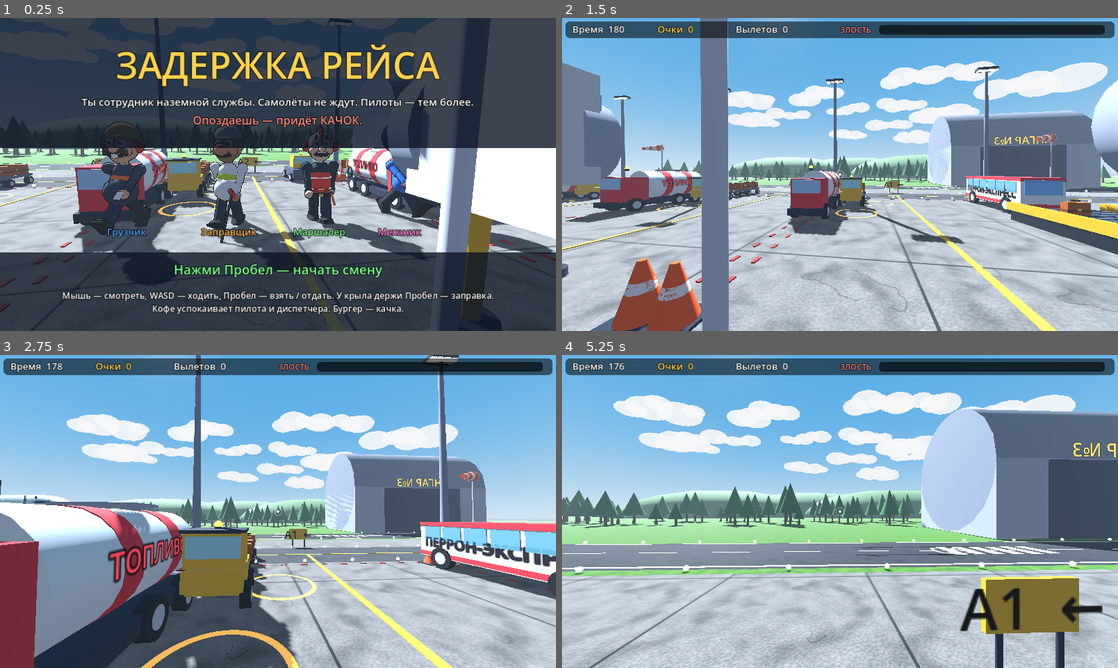
Above: before the commit, frames 1-4 (two rows, left to right).
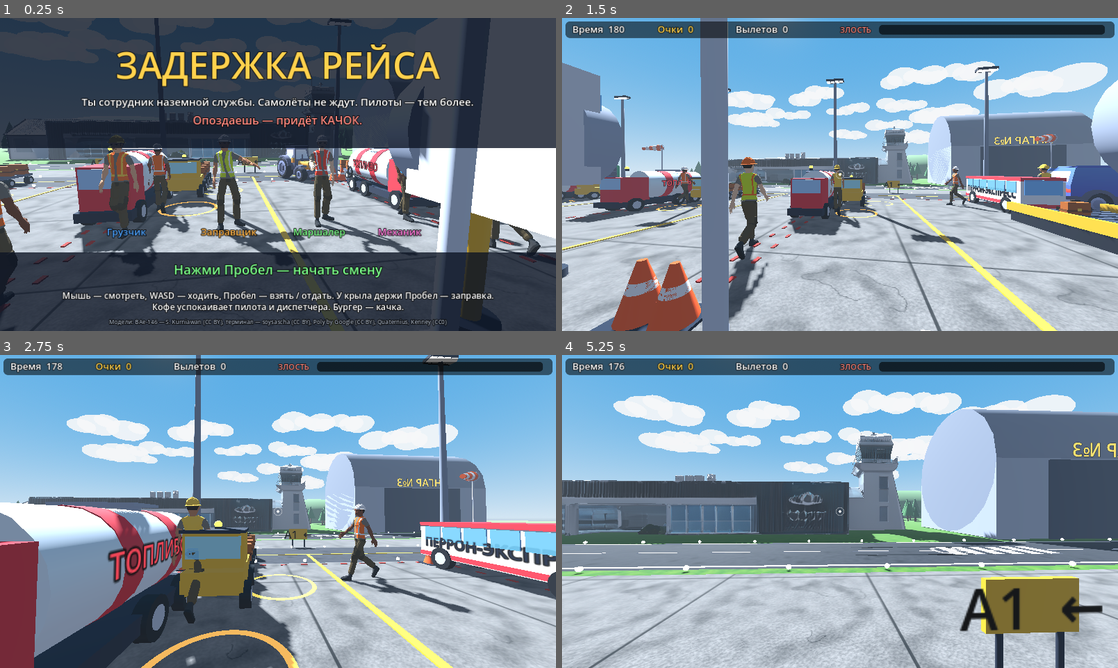
Above: after the commit, the same moments.

Repository: mercurydani/mercury
Game: Godot game, scene res://main.tscn
Same seed, same stepped clock (60 frames per second), same inputs: the game is played once before the commit and once after it.
Inputs (mouse positions are in pixels of both pictures, inside the frame that each line leads up to):
- Up to frame 1 (0.25 s): no input
- Up to frame 2 (1.5 s): tap Enter at 0.5, 1.35 s; move the mouse to (962, 158) at 0.52 s; hold D 0.53-1.28 s; tap 1 at 0.6 s; click (962, 158) at 0.67 s; tap Space at 0.77 s; move the mouse to (812, 174) at 1.27 s; hold W from 1.28 s (still down)
- Up to frame 3 (2.75 s): keep holding W; tap Space at 1.52 s; move the mouse to (289, 505) at 2.02 s; tap R at 2.1 s
- Up to frame 4 (5.25 s): keep holding W; move the mouse to (834, 517) at 2.77 s; tap 1 at 2.85, 5.1 s; tap Space at 3.02, 3.77, 4.52 s; move the mouse to (878, 514) at 3.52 s; tap Enter at 3.6 s; move the mouse to (795, 508) at 4.27 s; tap R at 4.35 s; move the mouse to (845, 511) at 5.02 s

The runs differ from the first frame. In frame 1, 12% of the frame differs, in the area x 0-100%, y 20-100%; in frame 2, 5.7%; in frame 3, 4.7%; in frame 4, 12%, in the area x 0-84%, y 24-61%.

Commit message:
Integrate uploaded 3D assets: aircraft, terminal complex, workers, vehicles
- BAe-146 and two Poly by Google airliners replace procedural aircraft (random per stand)
- Quaternius Worker with animations as ambient ground crew and menu line-up
- Kenney Car Kit vehicles (fire truck, ambulance, taxi, police, van, delivery, tractor)
- Small airport terminal complex as distant buildings across the runway
- CREDITS.md and on-screen attribution for CC-BY assets

Co-Authored-By: Claude Sonnet 5.5 <noreply@anthropic.com>
Claude-Session: https://claude.ai/code/session_01TEu2XorZ5A1jmWHcEKpnGU

Diff:
--- a/delay-flight/aircraft.gd
+++ b/delay-flight/aircraft.gd
@@ -34,6 +34,10 @@
 var fuel_label: Label3D
 var bar_fill: MeshInstance3D
 var last_pos := Vector2.ZERO
+var model_idx := -1        # индекс в Assets.FLEET; -1 — процедурная модель
+var model_root: Node3D
+var overlay: StandardMaterial3D
+var _tinted := false
 
 func door_pt() -> Vector2:
 	return pos + Cfg.DOOR_OFF
@@ -278,14 +282,36 @@
 	Rig.box(parent, Vector3(0.5, 0.012, 0.38), Vector3(1.2, 0.46, 0.0), Color("aab3c0"))
 	Rig.box(parent, Vector3(0.5, 0.012, 0.38), Vector3(-1.5, 0.46, 0.0), Color("aab3c0"))
 
+# Внешняя модель самолёта: нос модели в +Z, поворачиваем носом в -X.
+func _build_imported() -> bool:
+	if model_idx < 0 or model_idx >= Assets.FLEET.size():
+		return false
+	var m := Assets.load_scene(Assets.FLEET[model_idx])
+	if m == null:
+		return false
+	var pivot := Assets.fit(m, 8.8, 6.3)
+	pivot.rotation.y = -PI / 2.0
+	body.add_child(pivot)
+	model_root = pivot
+	var b := Assets.bounds(m)
+	overlay = StandardMaterial3D.new()
+	overlay.albedo_color = Color(1.0, 0.1, 0.1, 0.38)
+	overlay.transparency = BaseMaterial3D.TRANSPARENCY_ALPHA
+	overlay.shading_mode = BaseMaterial3D.SHADING_MODE_UNSHADED
+	return true
+
 func _ready() -> void:
 	body = Node3D.new()
-	body.scale = Vector3.ONE * SCALE
 	body.rotation.y = 0.0
 	add_child(body)
-	var m := build_model(body, livery, flight)
-	body_mat = m.mat
-	beacon = m.beacon
+	var imported := _build_imported()
+	if imported:
+		beacon = Rig.sphere(body, 0.12, Vector3(0, 3.0, 0), Color("ff2d2d"), Vector3.ONE, 3.0)
+	else:
+		body.scale = Vector3.ONE * SCALE
+		var m := build_model(body, livery, flight)
+		body_mat = m.mat
+		beacon = m.beacon
 	beacon.visible = false
 	last_pos = pos
 	if ambient:
@@ -326,5 +352,10 @@
 		bar_fill.material_override.emission = col
 		bag_label.text = "багаж %d/%d" % [bags, need]
 		fuel_label.text = "топливо %d%%" % int(fuel)
-	body_mat.albedo_color = Color(1.0, 0.72, 0.72) if delayed else Color.WHITE
+	if body_mat != null:
+		body_mat.albedo_color = Color(1.0, 0.72, 0.72) if delayed else Color.WHITE
+	elif model_root != null and delayed != _tinted:
+		_tinted = delayed
+		for mi in model_root.find_children("*", "MeshInstance3D", true, false):
+			(mi as MeshInstance3D).material_overlay = overlay if delayed else null
 	beacon.visible = delayed and int(blink * 3.0) % 2 == 0
--- a/delay-flight/airport.gd
+++ b/delay-flight/airport.gd
@@ -6,6 +6,7 @@
 const RUNWAY_Z := 23.5
 
 var flybys: Array = []
+var crew: Array = []
 var radar: Node3D
 var fly_t := 3.0
 
@@ -22,6 +23,9 @@
 		_stand(i)
 	_taxiway_and_runway()
 	_vehicles()
+	_kenney_vehicles()
+	_terminal_complex()
+	_crew()
 	_extras()
 	_scenery()
 
@@ -221,8 +225,11 @@
 	train.rotation_degrees.y = 0
 	add_child(train)
 	if i == 1:
-		var tug := Props.pushback_tug()
+		var tug := Assets.kenney("tractor", 2.2)
+		if tug == null:
+			tug = Props.pushback_tug()
 		tug.position = Vector3(xc - 2.2, 0, z0 + 5.4)
+		tug.rotation_degrees.y = 200.0
 		add_child(tug)
 	if i == 2:
 		var gpu := Props.gpu_cart()
@@ -268,6 +275,91 @@
 	stairs.position = Vector3(25.3, 0, 13.0)
 	stairs.rotation_degrees.y = 180
 	add_child(stairs)
+
+func _kenney_vehicles() -> void:
+	var spots := [
+		["firetruck", 4.4, Vector3(27.4, 0, 5.0), 90.0], ["ambulance", 3.6, Vector3(27.4, 0, 9.6), 90.0],
+		["taxi", 3.2, Vector3(-2.0, 0, 5.2), -90.0], ["police", 3.3, Vector3(-2.0, 0, 8.6), -90.0],
+		["van", 3.6, Vector3(-2.0, 0, 12.0), -90.0], ["delivery", 4.2, Vector3(27.4, 0, 13.8), 90.0],
+	]
+	for s in spots:
+		var v := Assets.kenney(s[0], s[1])
+		if v == null:
+			continue
+		v.position = s[2]
+		v.rotation_degrees.y = s[3]
+		add_child(v)
+
+# Терминальный комплекс (CC-BY, soysascha) — за полосой, как «большой аэропорт» вдали.
+func _terminal_complex() -> void:
+	var m := Assets.load_scene(Assets.TERMINAL)
+	if m == null:
+		return
+	var b := Assets.bounds(m)
+	var k := 34.0 / maxf(b.size.x, 0.0001)
+	var wrap := Node3D.new()
+	wrap.add_child(m)
+	m.scale = m.scale * k
+	var c := b.get_center()
+	m.position = Vector3(-c.x * k, -b.position.y * k, -c.z * k)
+	wrap.position = Vector3(18.0, 0.0, 36.0)
+	wrap.rotation_degrees.y = 180.0
+	add_child(wrap)
+
+# Живые рабочие (Quaternius, CC0) с анимациями ходьбы, работы, приветствий.
+func _crew() -> void:
+	var vests := [Color("ff7a1a"), Color("d7ef2a"), Color("ff4d2e"), Color("ffd24d")]
+	var hats := [Color("ffd24d"), Color("f4f4f4"), Color("ff7a1a"), Color("2b6fd6")]
+	var skins := [Color("e8b48a"), Color("c98e65"), Color("8d5a3c"), Color("f1c9a5")]
+	var z0 := Cfg.PX * Cfg.K
+	var routes := [
+		[Vector2(2.0, 12.9), Vector2(23.5, 12.9)],
+		[Vector2(3.4, 5.0), Vector2(3.4, 9.4), Vector2(6.9, 11.2)],
+		[Vector2(8.8, 3.2), Vector2(17.0, 3.2), Vector2(24.0, 3.4)],
+		[Vector2(5.2 + 2.9, z0 + 0.4), Vector2(5.2 + 2.9, z0 + 2.2)],
+		[Vector2(12.8 + 2.9, z0 + 0.4), Vector2(12.8 + 2.9, z0 + 2.2)],
+		[Vector2(20.4 + 2.9, z0 + 0.4), Vector2(20.4 + 2.9, z0 + 2.2)],
+		[Vector2(26.2, 7.2), Vector2(26.2, 7.2)],
+		[Vector2(0.9, 10.8), Vector2(0.9, 10.8)],
+		[Vector2(16.4, 6.0), Vector2(16.4, 11.6)],
+		[Vector2(9.2, 6.4), Vector2(9.2, 12.2), Vector2(10.4, 12.6)],
+	]
+	for i in routes.size():
+		var w := Assets.worker(vests[i % 4], hats[(i + 1) % 4], skins[(i + 2) % 4])
+		if w == null:
+			return
+		var pts: Array = routes[i]
+		w.position = Vector3(pts[0].x, 0, pts[0].y)
+		add_child(w)
+		var ap := Assets.play(w, "Walk" if pts.size() > 1 else "Idle")
+		crew.append({"node": w, "pts": pts, "i": 0, "wait": randf_range(0.0, 3.0), "ap": ap, "speed": randf_range(1.0, 1.5), "walking": pts.size() > 1})
+
+func _crew_update(delta: float) -> void:
+	for c in crew:
+		var w: Node3D = c.node
+		var pts: Array = c.pts
+		if c.wait > 0.0:
+			c.wait -= delta
+			if c.wait <= 0.0 and pts.size() > 1:
+				c.walking = true
+				Assets.play(w, "Walk")
+			continue
+		if pts.size() < 2:
+			c.wait = randf_range(3.0, 6.0)
+			Assets.play(w, ["Idle", "Wave", "Interact", "Idle_Neutral"].pick_random())
+			continue
+		var tgt: Vector2 = pts[(c.i + 1) % pts.size()]
+		var cur := Vector2(w.position.x, w.position.z)
+		var d := tgt - cur
+		if d.length() < 0.15:
+			c.i = (c.i + 1) % pts.size()
+			c.wait = randf_range(1.5, 5.0)
+			c.walking = false
+			Assets.play(w, ["Interact", "Idle", "Wave", "Idle_Neutral"].pick_random())
+			continue
+		var step: Vector2 = d.normalized() * c.speed * 1.2 * delta
+		w.position += Vector3(step.x, 0, step.y)
+		w.rotation.y = lerp_angle(w.rotation.y, atan2(d.x, d.y), minf(1.0, delta * 8.0))
 
 func _extras() -> void:
 	# мачты освещения
@@ -324,7 +416,7 @@
 	rng.seed = 7
 	for i in 90:
 		var x := -30.0 + i * 0.95
-		var z := rng.randf_range(38.0, 50.0)
+		var z := rng.randf_range(46.0, 58.0)
 		var h := rng.randf_range(1.6, 3.4)
 		Rig.cyl(self, 0.1, 0.14, h * 0.4, Vector3(x, h * 0.2, z), Color("5b3a22"))
 		Rig.cyl(self, 0.02, h * 0.38, h, Vector3(x, h * 0.4 + h * 0.5, z), Color("2f6b3a").lerp(Color("3f8a45"), rng.randf()))
@@ -334,6 +426,7 @@
 
 # ---------- самолёты на полосе ----------
 func _process(delta: float) -> void:
+	_crew_update(delta)
 	if radar != null:
 		radar.rotation.y += delta * 1.6
 	fly_t -= delta
@@ -368,6 +461,7 @@
 func _spawn_flyby() -> void:
 	var a := Aircraft.new()
 	a.ambient = true
+	a.model_idx = randi() % Assets.FLEET.size()
 	a.livery = [Color("e63946"), Color("2a9d8f"), Color("f4a261"), Color("6c5ce7"), Color("00a8e8")].pick_random()
 	a.flight = ["SU 214", "S7 905", "U6 331", "DP 404"].pick_random()
 	add_child(a)
--- /dev/null
+++ b/delay-flight/assets.gd
@@ -0,0 +1,87 @@
+class_name Assets
+# Загрузка внешних моделей (CC0 / CC-BY, см. CREDITS.md) с подгонкой размера и ориентации.
+
+const BAE := "res://assets/models/bae146/scene.gltf"
+const POLY_A := "res://assets/models/poly/airplane_a.glb"
+const POLY_B := "res://assets/models/poly/airplane_b.glb"
+const WORKER := "res://assets/models/worker/Worker.fbx"
+const TERMINAL := "res://assets/models/terminal/scene.gltf"
+const KENNEY := "res://assets/models/kenney/%s.glb"
+
+const FLEET := [BAE, POLY_A, POLY_B]
+
+static func load_scene(path: String) -> Node3D:
+	if not ResourceLoader.exists(path):
+		return null
+	var ps := load(path) as PackedScene
+	return ps.instantiate() as Node3D if ps != null else null
+
+# Границы по локальным трансформам вершин (не зависят от того, в дереве ли узел).
+static func bounds(root: Node3D) -> AABB:
+	var box := AABB()
+	var first := true
+	var stack: Array = [[root, Transform3D.IDENTITY]]
+	while not stack.is_empty():
+		var it: Array = stack.pop_back()
+		var n: Node = it[0]
+		var xf: Transform3D = it[1]
+		if n is MeshInstance3D and (n as MeshInstance3D).mesh != null:
+			var a: AABB = xf * (n as MeshInstance3D).mesh.get_aabb()
+			box = a if first else box.merge(a)
+			first = false
+		for c in n.get_children():
+			var cxf := xf
+			if c is Node3D:
+				cxf = xf * (c as Node3D).transform
+			stack.append([c, cxf])
+	return box
+
+# Обернуть модель: центр по XZ в нуле, низ на y=0, масштаб k. Возвращает обёртку.
+static func fit(model: Node3D, target_len: float, target_span: float = 0.0) -> Node3D:
+	var b := bounds(model)
+	var k := target_len / maxf(b.size.z, 0.0001)
+	if target_span > 0.0:
+		k = minf(k, target_span / maxf(b.size.x, 0.0001))
+	var wrap := Node3D.new()
+	wrap.add_child(model)
+	model.scale = model.scale * k
+	var c := b.get_center()
+	model.position = Vector3(-c.x * k, -b.position.y * k, -c.z * k)
+	return wrap
+
+static func kenney(name: String, length: float = 3.0) -> Node3D:
+	var m := load_scene(KENNEY % name)
+	if m == null:
+		return null
+	return fit(m, length)
+
+# Рабочий Quaternius с анимациями; vest/hat/skin — цвета.
+static func worker(vest: Color, hat: Color, skin: Color, shirt: Color = Color(0, 0, 0, 0)) -> Node3D:
+	var w := load_scene(WORKER)
+	if w == null:
+		return null
+	for mi in w.find_children("*", "MeshInstance3D", true, false):
+		var m := mi as MeshInstance3D
+		for s in m.mesh.get_surface_count():
+			var mat := m.get_active_material(s)
+			if mat is StandardMaterial3D:
+				var d := (mat as StandardMaterial3D).duplicate() as StandardMaterial3D
+				match d.resource_name:
+					"Worker_Vest": d.albedo_color = vest
+					"Worker_Yellow": d.albedo_color = hat
+					"Skin": d.albedo_color = skin
+					"LightBrown":
+						if shirt.a > 0.0:
+							d.albedo_color = shirt
+				m.set_surface_override_material(s, d)
+	return w
+
+static func play(model: Node, anim: String, speed: float = 1.0) -> AnimationPlayer:
+	for ap in model.find_children("*", "AnimationPlayer", true, false):
+		var p := ap as AnimationPlayer
+		var full := "CharacterArmature|" + anim
+		if p.has_animation(full):
+			p.get_animation(full).loop_mode = Animation.LOOP_LINEAR
+			p.play(full, 0.15, speed)
+			return p
+	return null
--- a/delay-flight/hud.gd
+++ b/delay-flight/hud.gd
@@ -61,7 +61,8 @@
 		_t(role.name, sp.x, 500, 22, Cfg.PLAYER_COLORS[i])
 	_t("Нажми Пробел — начать смену", 640, 590, 30, Color("7dff8a"))
 	_t("Мышь — смотреть, WASD — ходить, Пробел — взять / отдать. У крыла держи Пробел — заправка.", 640, 646, 20)
-	_t("Кофе успокаивает пилота и диспетчера. Бургер — качка.", 640, 676, 20)
+	_t("Кофе успокаивает пилота и диспетчера. Бургер — качка.", 640, 672, 20)
+	_t("Модели: BAe-146 — S. Kurniawan (CC BY), терминал — soysascha (CC BY), Poly by Google (CC BY), Quaternius, Kenney (CC0)", 640, 704, 13, Color("9aa4b3"))
 
 func _end() -> void:
 	draw_rect(Rect2(0, 0, 1280, 720), Color(0, 0, 0, 0.8))
--- a/delay-flight/main.gd
+++ b/delay-flight/main.gd
@@ -105,10 +105,22 @@
 func _build_menu_stage() -> void:
 	menu_stage = Node3D.new()
 	world.add_child(menu_stage)
+	var vests := [Color("ff7a1a"), Color("d7ef2a"), Color("ff4d2e"), Color("4da3ff")]
+	var hats := [Color("ffd24d"), Color("f4f4f4"), Color("f4f4f4"), Color("2b6fd6")]
+	var skins := [Color("e8b48a"), Color("c98e65"), Color("f1c9a5"), Color("8d5a3c")]
+	var anims := ["Walk", "Wave", "Interact", "Idle"]
 	for i in 4:
-		var o := People.crew_opts(i)
-		o["s"] = 1.15
-		var rig := People.person(o)
+		var rig: Node3D = Assets.worker(vests[i], hats[i], skins[i])
+		if rig != null:
+			var holder := Node3D.new()
+			holder.add_child(rig)
+			holder.scale = Vector3.ONE * 1.1
+			Assets.play(rig, anims[i])
+			rig = holder
+		else:
+			var o := People.crew_opts(i)
+			o["s"] = 1.15
+			rig = People.person(o)
 		rig.position = Cfg.to3(menu_spot(i))
 		menu_stage.add_child(rig)
 		menu_rigs.append(rig)
@@ -231,6 +243,7 @@
 	pl.pat = pl.max_pat
 	pl.need = 4 if elapsed > 80.0 else 3
 	pl.livery = LIVERIES.pick_random()
+	pl.model_idx = randi() % Assets.FLEET.size()
 	pl.flight = FLIGHTS.pick_random()
 	plane_layer.add_child(pl)
 	planes[row] = pl
@@ -453,7 +466,8 @@
 		for i in menu_rigs.size():
 			var r := menu_rigs[i]
 			r.rotation.y = PI + sin(Time.get_ticks_msec() / 900.0 + i) * 0.35
-			People.animate(r, Time.get_ticks_msec() / 90.0 + i, true)
+			if r.get_node_or_null("Body") != null:
+				People.animate(r, Time.get_ticks_msec() / 90.0 + i, true)
 	var fp_cam: Camera3D = null
 	if mode == "play" and not workers.is_empty():
 		fp_cam = workers[0].cam
--- /dev/null
+++ b/delay-flight/tests/asset_info.gd
@@ -0,0 +1,50 @@
+extends SceneTree
+# Ориентация самолётов (где хвост), материалы рабочего.
+
+func _verts(n: Node3D) -> PackedVector3Array:
+	var out := PackedVector3Array()
+	for c in n.find_children("*", "MeshInstance3D", true, false):
+		var mi := c as MeshInstance3D
+		var xf := n.global_transform.affine_inverse() * mi.global_transform
+		var arr := mi.mesh.surface_get_arrays(0)
+		for v in arr[Mesh.ARRAY_VERTEX]:
+			out.append(xf * v)
+		for s in range(1, mi.mesh.get_surface_count()):
+			for v in mi.mesh.surface_get_arrays(s)[Mesh.ARRAY_VERTEX]:
+				out.append(xf * v)
+	return out
+
+func _initialize() -> void:
+	for p in ["res://assets/models/bae146/scene.gltf", "res://assets/models/poly/airplane_a.glb", "res://assets/models/poly/airplane_b.glb"]:
+		var n: Node3D = (load(p) as PackedScene).instantiate()
+		root.add_child(n)
+		var vs := _verts(n)
+		var mn := Vector3(1e9, 1e9, 1e9)
+		var mx := Vector3(-1e9, -1e9, -1e9)
+		for v in vs:
+			mn = mn.min(v)
+			mx = mx.max(v)
+		# хвост: самые высокие вершины
+		var top_y := mx.y - (mx.y - mn.y) * 0.1
+		var sx := 0.0
+		var sz := 0.0
+		var c := 0
+		for v in vs:
+			if v.y > top_y:
+				sx += v.x
+				sz += v.z
+				c += 1
+		var cen := (mn + mx) / 2.0
+		print(p.get_file(), " min=", mn, " max=", mx, " tail_top_offset x=", snappedf(sx / c - cen.x, 0.01), " z=", snappedf(sz / c - cen.z, 0.01), " verts=", vs.size())
+		n.queue_free()
+	var w: Node3D = (load("res://assets/models/worker/Worker.fbx") as PackedScene).instantiate()
+	root.add_child(w)
+	for mi in w.find_children("*", "MeshInstance3D", true, false):
+		var m := mi as MeshInstance3D
+		var mats := []
+		for s in m.mesh.get_surface_count():
+			var mat := m.get_active_material(s)
+			mats.append("%s:%s" % [mat.resource_name, (mat as StandardMaterial3D).albedo_color.to_html(false) if mat is StandardMaterial3D else "?"])
+		print("worker mesh ", m.name, " surfaces=", mats)
+	print("worker scale ", w.scale, " children ", w.get_children().map(func(c): return c.name))
+	quit()
--- /dev/null
+++ b/delay-flight/tests/asset_shot.gd
@@ -0,0 +1,55 @@
+extends SceneTree
+# Превью моделей с авто-подбором камеры -> /tmp/asset_<name>_<view>.png
+
+func _aabb(n: Node3D) -> AABB:
+	var box := AABB()
+	var first := true
+	for c in n.find_children("*", "MeshInstance3D", true, false):
+		var mi := c as MeshInstance3D
+		var xf := n.global_transform.affine_inverse() * mi.global_transform
+		var a: AABB = xf * mi.mesh.get_aabb()
+		box = a if first else box.merge(a)
+		first = false
+	return box
+
+func _initialize() -> void:
+	var main: Node = load("res://main.tscn").instantiate()
+	root.add_child(main)
+	await process_frame
+	main.menu_stage.visible = false
+	main.start_game(1)
+	main.workers.clear()
+	var items := {
+		"worker": "res://assets/models/worker/Worker.fbx", "terminal": "res://assets/models/terminal/scene.gltf",
+		"bae": "res://assets/models/bae146/scene.gltf", "polya": "res://assets/models/poly/airplane_a.glb",
+		"polyb": "res://assets/models/poly/airplane_b.glb", "bus": "res://assets/models/traffic/Bus.fbx",
+		"firetruck": "res://assets/models/kenney/firetruck.glb", "tractor": "res://assets/models/kenney/tractor.glb",
+	}
+	for key in items:
+		var holder := Node3D.new()
+		main.world.add_child(holder)
+		holder.position = Vector3(12.8, 0.0, 30.0)
+		var m: Node3D = (load(items[key]) as PackedScene).instantiate()
+		holder.add_child(m)
+		for ap in m.find_children("*", "AnimationPlayer", true, false):
+			var al: PackedStringArray = (ap as AnimationPlayer).get_animation_list()
+			for a in al:
+				if a.ends_with("Walk"):
+					(ap as AnimationPlayer).play(a)
+		await process_frame
+		var b := _aabb(m)
+		var big := maxf(b.size.x, maxf(b.size.y, b.size.z))
+		var k := 6.0 / big
+		m.scale = Vector3.ONE * k
+		m.position = -b.get_center() * k + Vector3(0, b.size.y * k / 2.0, 0)
+		print(key, " size=", b.size, " k=", k)
+		main.camera.fov = 45
+		main.camera.position = holder.position + Vector3(7, 4, 10)
+		main.camera.look_at(holder.position + Vector3(0, 2.5, 0), Vector3.UP)
+		main.camera.current = true
+		for f in 4:
+			await process_frame
+		root.get_viewport().get_texture().get_image().save_png("/tmp/asset_%s.png" % key)
+		holder.queue_free()
+		await process_frame
+	quit()
--- a/delay-flight/tests/shot.gd
+++ b/delay-flight/tests/shot.gd
@@ -35,8 +35,8 @@
 	await _frames(3)
 	_save("fp_c")
 	main.workers.clear()
-	main.camera.position = Vector3(4.0, 6.0, 4.2)
-	main.camera.look_at(Vector3(15.0, 0.5, 14.0), Vector3.UP)
+	main.camera.position = Vector3(12.8, 22.0, 9.8)
+	main.camera.look_at(Vector3(12.8, 0.0, 9.6), Vector3(0, 0, 1))
 	await _frames(3)
 	_save("overview")
 	quit()
Not shown, added: delay-flight/assets/models/bae146/license.txt
Binary file added: delay-flight/assets/models/bae146/scene.bin
Not shown, added: delay-flight/assets/models/bae146/scene.gltf
Binary file added: delay-flight/assets/models/bae146/textures/Plane_Color_Fuselage_baseColor.png
Not shown, added: delay-flight/assets/models/kenney/License.txt
Binary file added: delay-flight/assets/models/kenney/Textures/colormap.png
Binary file added: delay-flight/assets/models/kenney/ambulance.glb
Binary file added: delay-flight/assets/models/kenney/box.glb
Binary file added: delay-flight/assets/models/kenney/cone-flat.glb
Binary file added: delay-flight/assets/models/kenney/cone.glb
Binary file added: delay-flight/assets/models/kenney/debris-bolt.glb
Binary file added: delay-flight/assets/models/kenney/debris-bumper.glb
(and 57 more such lines)
